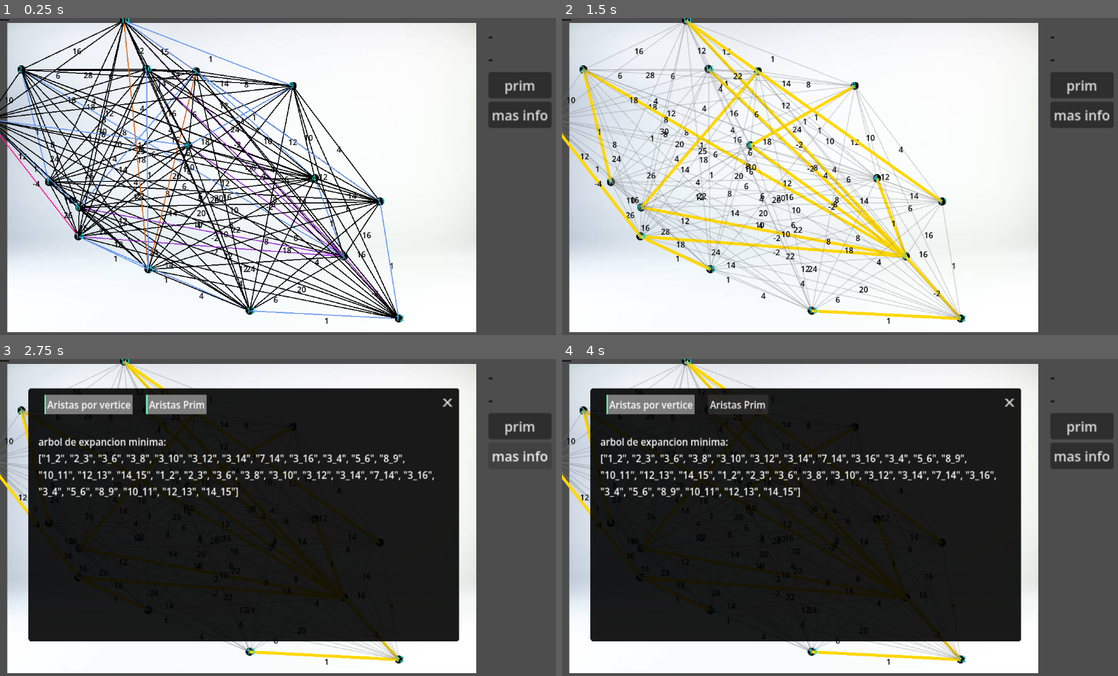
Above: before the commit, frames 1-4 (two rows, left to right).
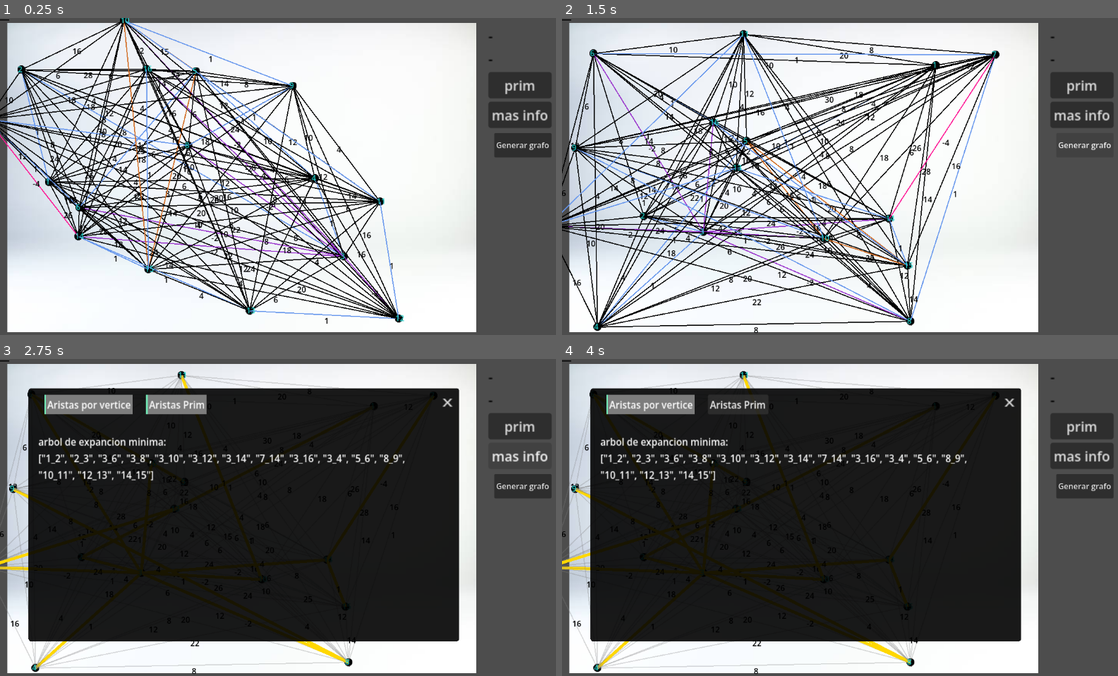
Above: after the commit, the same moments.

Repository: daviddiazm/grafos_en_godot
Game: Godot game, scene res://escenes/init.tscn
Two runs of this game, one before a commit and one after it. Both use one fixed random seed, a clock stepped at 60 frames per second and the inputs below.
Inputs (mouse positions are in pixels of both pictures, inside the frame that each line leads up to):
- Up to frame 1 (0.25 s): no input
- Up to frame 2 (1.5 s): click "prim" at 0.5 s; click (1084, 144) at 1.25 s, where only the run after the commit has a clickable "Generar grafo"
- Up to frame 3 (2.75 s): click "mas info" at 2 s
- Up to frame 4 (4 s): click "Aristas por vertice" at 2.75 s; click "Aristas Prim" at 3.5 s

The runs differ from the first frame. In frame 1, 0.7% of the frame differs, in the area x 88-100%, y 36-44%; in frame 2, 28%, in the area x 0-99%, y 0-100%; in frame 3, 6.1%; in frame 4, 6.1%.

Commit message:
generador de grafo

Diff:
--- a/escenes/graph_system.gd
+++ b/escenes/graph_system.gd
@@ -207,6 +207,24 @@
 			pass
 		pass
 	pass
+
+func clear_visuals() -> void:
+	# 1. Eliminar vértices de la escena
+	for v_id in visual_vertices:
+		if is_instance_valid(visual_vertices[v_id]):
+			visual_vertices[v_id].queue_free()
+
+	# 2. Eliminar aristas de la escena
+	for edge_id in drawn_edges:
+		var arista_node = drawn_edges[edge_id]["arista"]
+		if is_instance_valid(arista_node):
+			arista_node.queue_free()
+
+	# 3. Limpiar todos los diccionarios y arreglos de datos
+	visual_vertices.clear()
+	drawn_edges.clear()
+	adjacency_list.clear()
+	mst_edges.clear()
 
 func run_prim() -> void:
 	if adjacency_list.is_empty():
--- a/escenes/init.gd
+++ b/escenes/init.gd
@@ -5,7 +5,13 @@
 
 @onready var graph: GraphSystem = $GraphSystem
 
+@onready var btn_reset: Button = $btnReset
+
 func _ready() -> void:
+	if btn_reset:
+		btn_reset.pressed.connect(_on_btn_reset_pressed)
+
+
 	graph = GraphSystem.new()
 	add_child(graph)
 
@@ -28,3 +34,10 @@
 	graph.generate_complete_graph(16)
 
 	graph.print_graph()
+
+
+func _on_btn_reset_pressed() -> void:
+	graph.clear_visuals()
+	graph.generate_complete_graph(16)
+
+	graph.print_graph()
--- a/escenes/init.tscn
+++ b/escenes/init.tscn
@@ -112,3 +112,10 @@
 theme_override_colors/font_color = Color(1, 1, 1, 1)
 theme_override_styles/normal = SubResource("StyleBoxFlat_mikvy")
 text = "Aristas Prim"
+
+[node name="btnReset" type="Button" parent="." unique_id=981746705]
+offset_left = 1041.0
+offset_top = 231.0
+offset_right = 1148.0
+offset_bottom = 281.0
+text = "Generar grafo"
